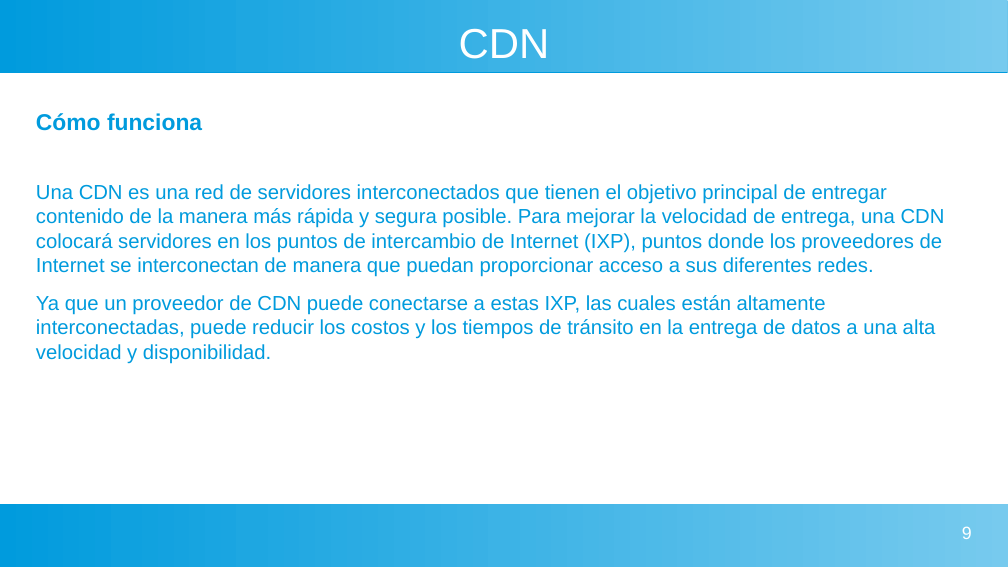
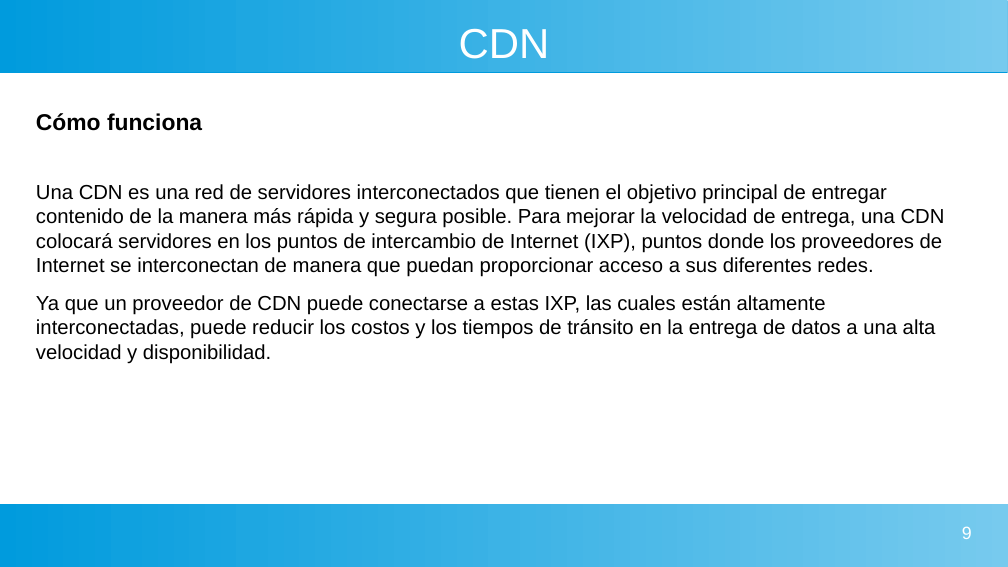
Before and after one commit to gaizkamg/HTML-CSS-Entregable, a slide deck: slide 9 of Presentacion/Directorios.odp. Drawn at 1008x567 pixels with LibreOffice and Linux fonts; fonts in the diff are those of the drawing. Boxes give left, top, right and bottom in pixels: in the first picture for what was removed or moved away, otherwise in the second. Text is boxed around its words. In the diff, an @@ line names an element or a change of style, - is before the commit and + after.

```diff
--- a/Presentacion/Directorios.odp
+++ b/Presentacion/Directorios.odp
@@ text "Cómo funciona" at box(36, 113, 945, 364): text colour #009BDD to #000000 @@
```
Also in this commit, not shown: 4 other slides changed.
